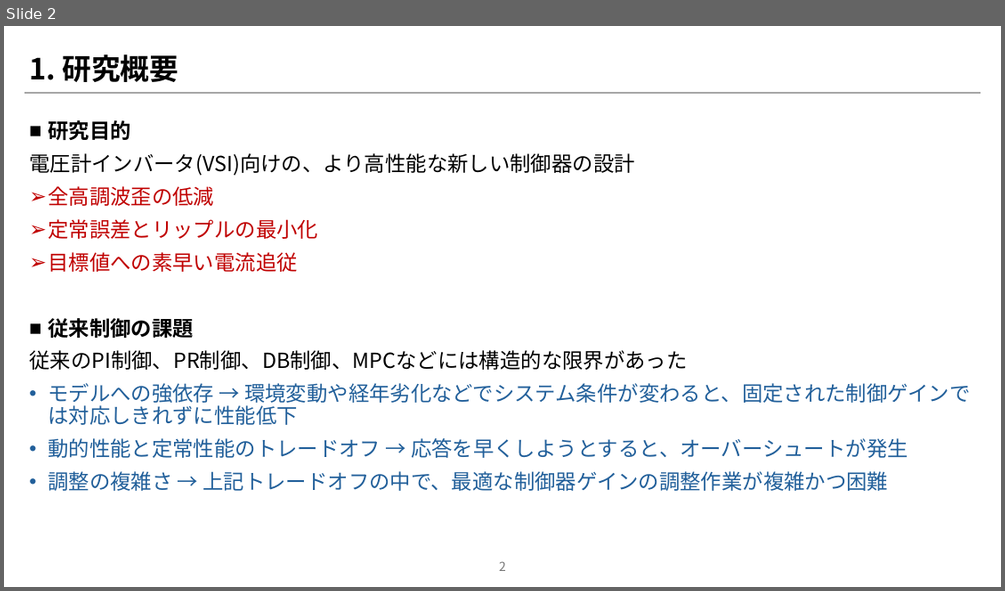
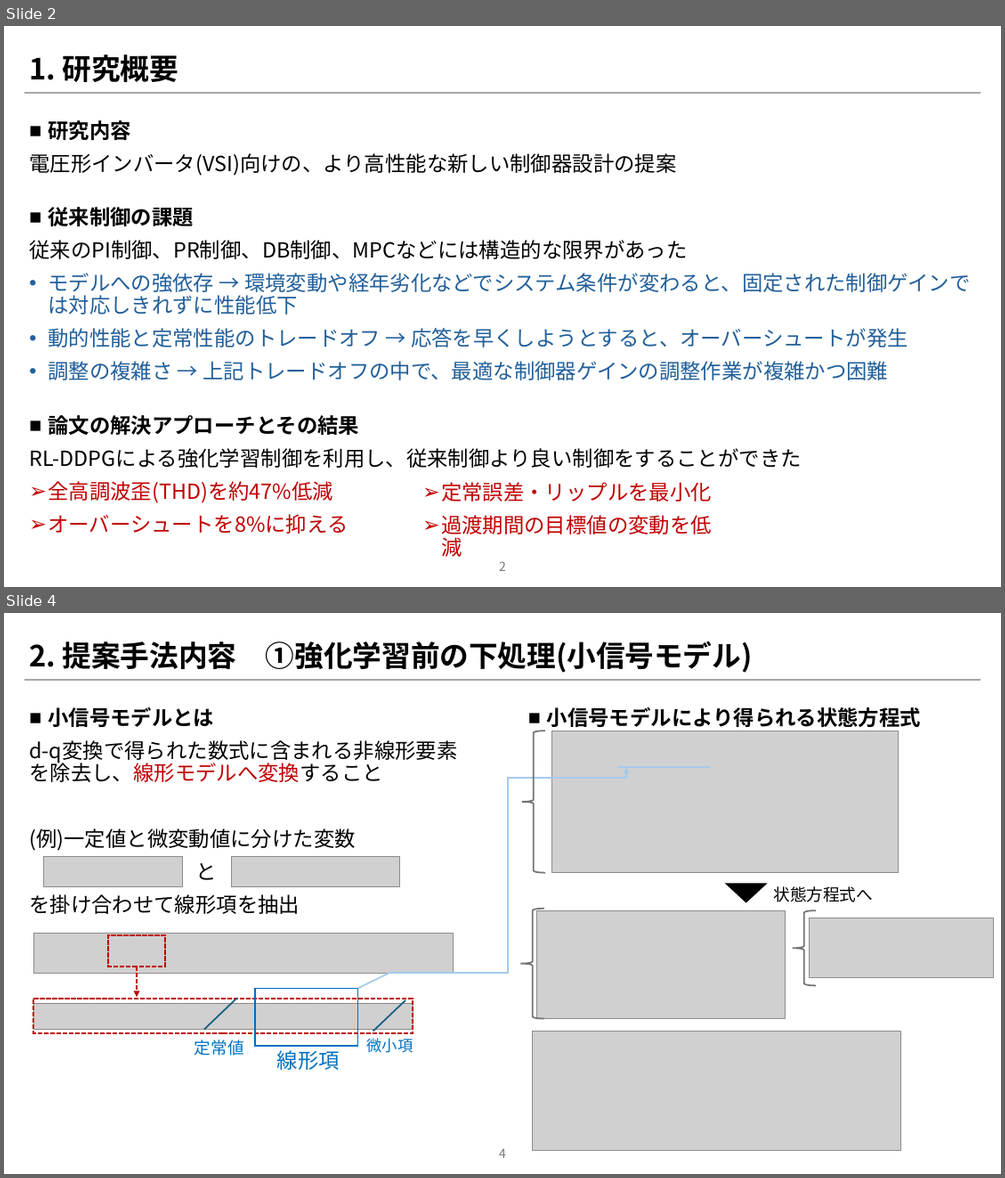
Before and after one commit to NamelessKingOfTheAbyss/TreatiseSearch, a slide deck: Design_of_Controller_for_three-phase_Grid-Connected_Inverter_Using_Reinforcement_Learning/論文紹介パワポ.pptx. Shown one above the other, each under a label of ours: slide 2 before the commit, slides 2 and 4 after it; the slides between them are not shown. The pictures are 1005x591 and 1005x1178 pixels, drawn with LibreOffice and Linux fonts; fonts in the diff are those of the drawing; grey boxes stand for pictures. Boxes give left, top, right and bottom in pixels: in the first picture for what was removed or moved away, otherwise in the second. Text is boxed around its words. In the diff, an @@ line names an element or a change of style, - is before the commit and + after.

Commit message:
新しいプレゼンテーション資料「論文紹介パワポ.pptx」を追加

```diff
--- a/Design_of_Controller_for_three-phase_Grid-Connected_Inverter_Using_Reinforcement_Learning/論文紹介パワポ.pptx
+++ b/Design_of_Controller_for_three-phase_Grid-Connected_Inverter_Using_Reinforcement_Learning/論文紹介パワポ.pptx
@@ slide 4 added at (4, 613, 1001, 1174), background #FFFFFF; not listed: 1 template element that a slide beside it also shows @@
@@ title added at (29, 641, 752, 673), 28 pt, text #000000, bold @@
+2. 提案手法内容 ①強化学習前の下処理(小信号モデル)
@@ text added at (29, 707, 457, 914), 20 pt, text #000000 @@
+■ 小信号モデルとは
+d-q変換で得られた数式に含まれる非線形要素を除去し、線形モデルへ変換すること
+(例)一定値と微変動値に分けた変数
+と
+を掛け合わせて線形項を抽出
@@ text added at (547, 707, 921, 731), 20 pt, text #000000, bold @@
+■ 小信号モデルにより得られる状態方程式
@@ left brace added at (522, 730, 545, 873), outline #747474 1.5 pt @@
@@ picture added at (552, 730, 899, 873) @@
@@ group added at (357, 767, 710, 989): 2 lines, 1 elbow line, 1 arrow @@
@@ picture added at (44, 857, 182, 887) @@
@@ picture added at (232, 857, 399, 887) @@
@@ triangle added at (727, 884, 766, 901), fill #000000, outline #000000 1.5 pt @@
@@ text added at (773, 886, 873, 902), 16 pt, text #000000 @@
+状態方程式へ
@@ left brace added at (521, 908, 544, 1018), outline #747474 1.5 pt @@
@@ picture added at (536, 910, 785, 1019) @@
@@ left brace added at (793, 910, 816, 985), outline #747474 1.5 pt @@
@@ picture added at (809, 918, 994, 978) @@
@@ group added at (33, 933, 453, 1070): 3 rectangles, 3 texts, 2 pictures, 2 lines, 1 arrow @@
+線形項
+定常値
+微小項
@@ picture added at (533, 1031, 901, 1151) @@
@@ page number added at (499, 1149, 506, 1158), 12 pt, text #797979 @@
+4
@@ slide 2 changed as well @@
@@ text at (29, 120, 676, 176): text changed @@
-■ 研究目的
-電圧計インバータ(VSI)向けの、より高性能な新しい制御器の設計
-➢ 全高調波歪の低減
-➢ 定常誤差とリップルの最小化
-➢ 目標値への素早い電流追従
+■ 研究内容
+電圧形インバータ(VSI)向けの、より高性能な新しい制御器設計の提案
@@ text at (29, 415, 801, 533): paragraphs added @@
+■ 論文の解決アプローチとその結果
+RL-DDPGによる強化学習制御を利用し、従来制御より良い制御をすることができた
+➢ 全高調波歪(THD)を約47%低減
+➢ オーバーシュートを8%に抑える
@@ text added at (441, 482, 712, 556), 20 pt, text #C00000 @@
+➢ 定常誤差・リップルを最小化
+➢ 過渡期間の目標値の変動を低減
```
Also in this commit, not shown: 1 other slide changed, 5 other slides added, 2 slides removed.
